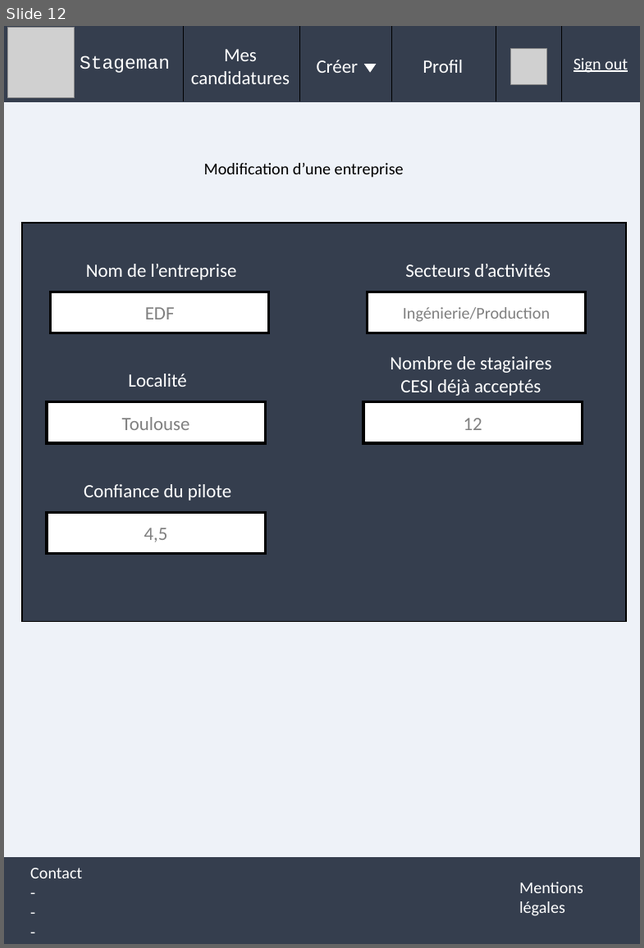
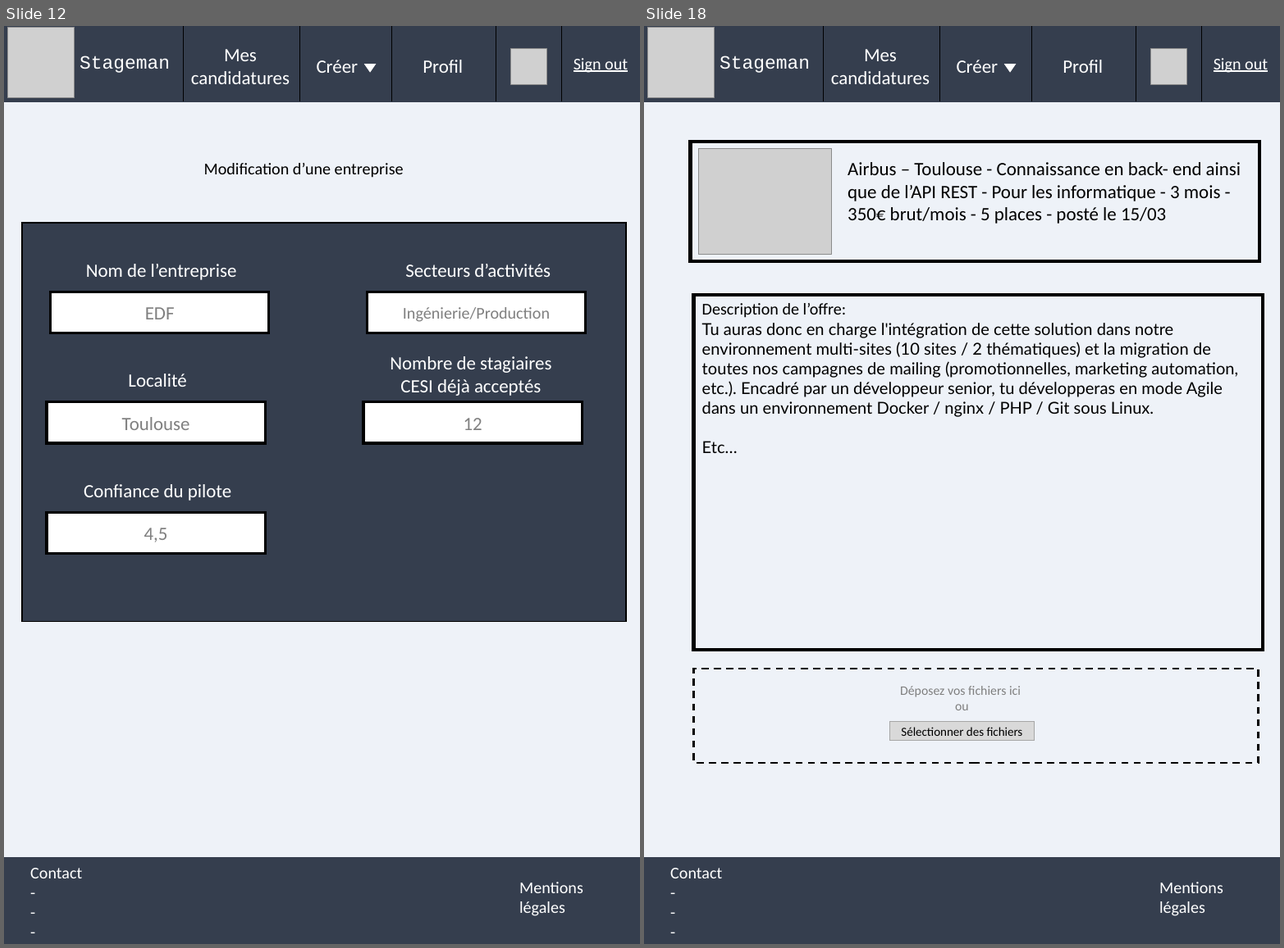
Before and after one commit to Xelkyo/web_project, a slide deck: Mockup.pptx. Shown side by side, each under a label of ours: slide 12 before the commit, slides 12 and 18 after it; the slides between them are not shown. The pictures are 644x948 and 1284x948 pixels, drawn with LibreOffice and Linux fonts; fonts in the diff are those of the drawing; grey boxes stand for pictures. Boxes give left, top, right and bottom in pixels: in the first picture for what was removed or moved away, otherwise in the second. Text is boxed around its words. In the diff, an @@ line names an element or a change of style, - is before the commit and + after.

```diff
--- a/Mockup.pptx
+++ b/Mockup.pptx
@@ slide 18 added at [644,26,1280,944], background #EEF2F8 @@
@@ group added at [644,26,1280,101]: 5 texts, 5 lines, 2 pictures, 1 rectangle, 1 triangle @@
+Sign out
+Stageman
+Mes candidatures
+Créer
+Profil
@@ rectangle added at [691,142,1259,261], outline #000000 3 pt @@
@@ picture added at [698,148,831,254] @@
@@ text added at [847,162,1240,224], 16 pt, text #000000 @@
+Airbus – Toulouse - Connaissance en back- end ainsi que de l’API REST - Pour les informatique - 3 mois - 350€ brut/mois - 5 places - posté le 15/03
@@ rectangle added at [694,295,1262,650], outline #000000 3 pt @@
@@ text added at [702,303,1238,453], 14 pt, text #000000 @@
+Description de l’offre:
+Tu auras donc en charge l'intégration de cette solution dans notre environnement multi-sites (10 sites / 2 thématiques) et la migration de toutes nos campagnes de mailing (promotionnelles, marketing automation, etc.). Encadré par un développeur senior, tu développeras en mode Agile dans un environnement Docker / nginx / PHP / Git sous Linux.
+Etc…
@@ rectangle added at [694,669,1258,763], outline #000000 1.5 pt dashed @@
@@ text added at [900,686,1020,711], 11 pt, text #808080 @@
+Déposez vos fichiers ici
+ou
@@ rectangle added at [890,721,1034,741], fill #D9D9D9, outline #A6A6A6 1 pt, 10.5 pt, text #000000 @@
+Sélectionner des fichiers
@@ rectangle added at [644,858,1280,944], fill #353E4E, outline #353E4E 1 pt @@
@@ text added at [670,868,722,879], 14 pt, text #FFFFFF @@
+Contact
+-
+-
+-
@@ text added at [1159,882,1223,917], 14 pt, text #FFFFFF @@
+Mentions légales
```
Also in this commit, not shown: 5 slides changed.
